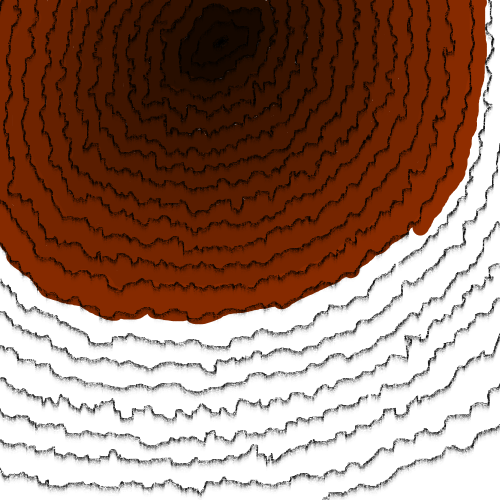
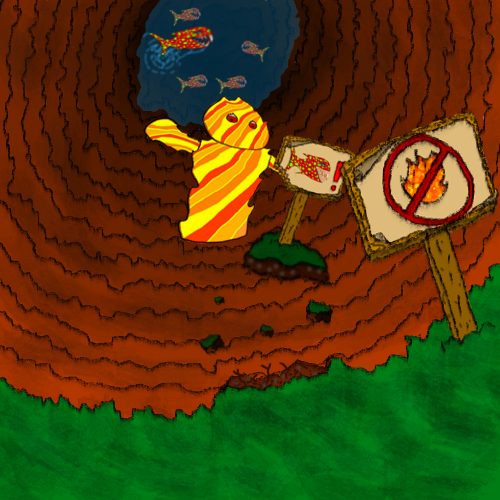
The second w=500, h=500 image is a revision of the first. Changes to its layers:
hid "Layer 2" over [left=0, top=0, right=500, bottom=500]
hid "Layer 27(pasted)" over [left=0, top=357, right=500, bottom=500]
added layer "Layer 57(pasted)" above "Layer 58(pasted)" over [left=279, top=92, right=500, bottom=412]
added layer "Layer 58(pasted)" above "Layer 52(pasted)" over [left=241, top=128, right=369, bottom=256]
added layer "Layer 52(pasted)" above "Layer 59(pasted)" over [left=98, top=60, right=354, bottom=316]
added layer "Layer 59(pasted)" above "Layer 60" over [left=109, top=0, right=237, bottom=105]
added layer "Layer 60" above "Layer 49" over [left=128, top=0, right=256, bottom=128]
moved "Layer 49" above "Layer 61(pasted) Merged", painted on it over [left=0, top=0, right=500, bottom=500]
added layer "Layer 61(pasted) Merged" above "Layer 51" over [left=64, top=0, right=384, bottom=256]
painted on "Layer 51" over [left=0, top=0, right=500, bottom=500]
added layer "Layer 50(pasted) Merged" above "Layer 53(pasted) Merged" over [left=185, top=201, right=377, bottom=329]
added layer "Layer 53(pasted) Merged" above "Layer 26(pasted)" over [left=128, top=192, right=384, bottom=384]
hid "Layer 26(pasted)" over [left=0, top=306, right=500, bottom=498]
hid "Layer 25(pasted)" over [left=0, top=277, right=500, bottom=469]
painted on "Layer 24(pasted)" over [left=0, top=243, right=500, bottom=499]
painted on "Layer 48" over [left=0, top=256, right=500, bottom=500]
painted on "Layer 23(pasted)" over [left=0, top=210, right=500, bottom=466]
painted on "Layer 47" over [left=0, top=192, right=500, bottom=500]
painted on "Layer 46" over [left=0, top=128, right=500, bottom=448]
painted on "Layer 45" over [left=0, top=0, right=500, bottom=384]
painted on "Layer 44" over [left=0, top=0, right=500, bottom=384]
